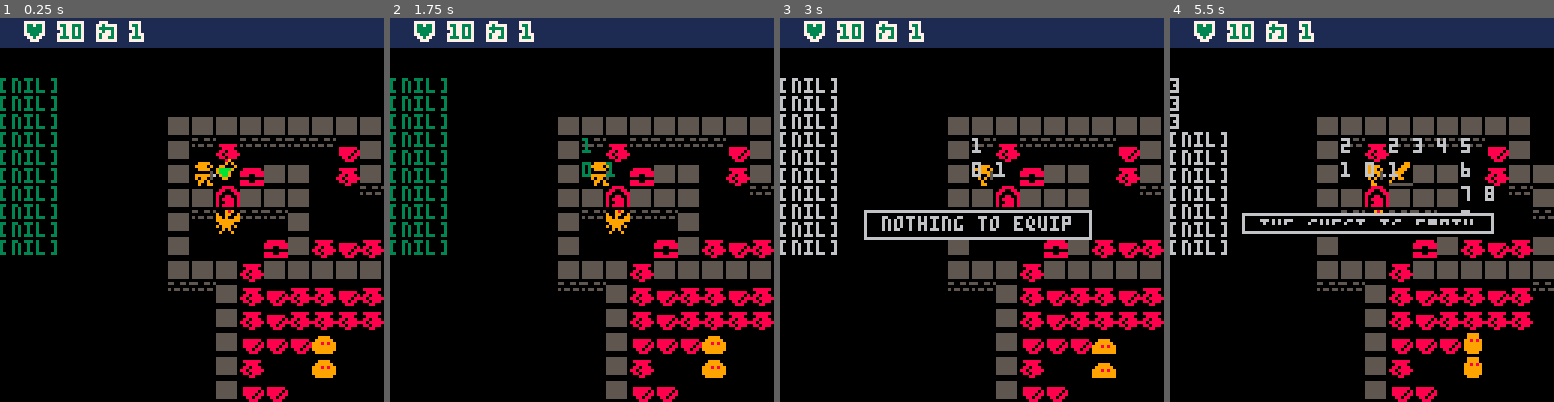
Above: before the commit, frames 1-4 (left to right).
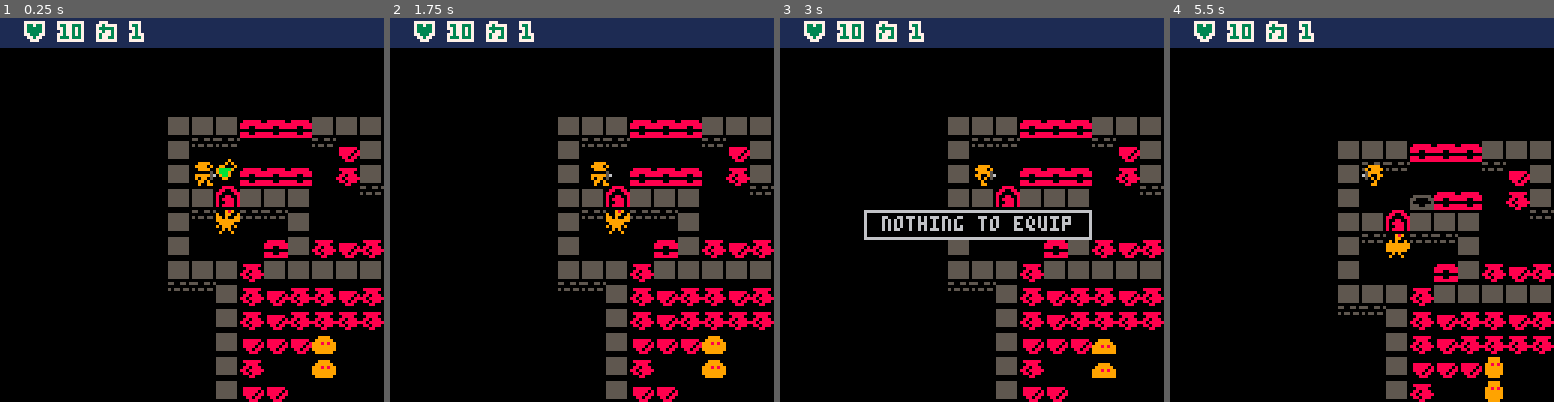
Above: after the commit, the same moments.

Repository: chebastian/picoabyss
Game: PICO-8 cartridge rouge.p8
The game is run twice, just before and just after one commit, with the same random seed, the same clock (stepped at 60 frames per second) and the same inputs.
Inputs:
- Up to frame 1 (0.25 s): no input
- Up to frame 2 (1.75 s): tap X (X key) at 0.33, 1.07 s; tap O (Z key) at 0.7, 1.7 s; hold Right from 1.6 s (still down)
- Up to frame 3 (3 s): tap X (X key) at 1.85, 2.97 s; release Right at 2.1 s; tap O (Z key) at 2.1, 2.5, 2.9 s; hold Up 2.15-2.42 s; hold Right from 2.47 s (still down)
- Up to frame 4 (5.5 s): release Right at 3.03 s; hold Left 3.08-3.58 s; tap O (Z key) every 0.4 s from 3.3 to 5.3 s; hold Down 3.63-3.97 s; hold Right 4.02-4.68 s; tap X (X key) at 4.08, 5.2 s; hold Up 4.73-5.03 s; hold Left from 5.08 s (still down)

The runs differ from the first frame. In frame 1, 4.4% of the frame differs, in the area x 0-82%, y 15-62%; in frame 2, 4.6%; in frame 3, 4.6%; in frame 4, 25%, in the area x 0-100%, y 15-100%.

Commit message:
update item spawning and add outline to entities that has property outline

Diff:
--- a/rouge.p8
+++ b/rouge.p8
@@ -7,7 +7,7 @@
  _dbg = {}
 	_wnd = {}
 
-	_drw_dbg = true
+	_drw_dbg = false
 	_upd = upd_game
 	_drw = drw_game
 	push_upd(upd_game)
@@ -100,7 +100,14 @@
 		[16] = crt_eqp("swd",2,on_equip),
 		[17] = crt_eqp("grt swd",3,on_equip),
 		[18] = crt_eqp("slv swd",4,on_equip),
+		[19] = crt_eqp("gld swd",5,on_equip),
 	}
+	_lo_chst = {-1,
+																0,0,0,
+																16,16,16,16,
+																17,17,17,
+																18,18,
+																19}
 
 	_plyr = add_mob(1,p(4,3))
 	_plyr.upd = upd_plyr
@@ -195,7 +202,7 @@
 	 nxt_turn()
 	end
 end
-
+-- THIS IS A COMMENT
 function nxt_turn()
  if _d == nil then
   _d = p(0,0)
@@ -267,22 +274,28 @@
 
 -->8
 -- drawing
-
-function drw_ent(ent,at)
+function ini_pal()
 	palt(0,false)
 	palt(14,true)
+end
+
+function drw_ent(ent,at)
+	ini_pal()
 	local flash=ent.flash
 	if(flash and flash > 0) then
 	 pal(9,7)
 	 ent.flash -= 1
+	end
+	if ent.outline then
+		drw_spr_8(ent,at,0)
+		ini_pal()
 	end
 	spr(ent.sprid,
 				 at.x*8,
 				 at.y*8,
 				 1,1,ent.hflip)
 	pal()
-	palt(0,false)
-	palt(14,true)
+	ini_pal()
 
 end
 
@@ -305,6 +318,21 @@
 
  print(txt,pos.x
       ,pos.y,fg)
+end
+
+function drw_spr_8(ent,at,bg)
+	for i=1,16 do
+		pal(i,bg)
+	end
+	for di in all(dirs) do
+  local tx = di.x
+  local ty = di.y
+  spr(ent.sprid,
+					 at.x*8+tx,
+					 at.y*8+ty,
+					 1,1,ent.hflip)
+ end
+ pal()
 end
 
 function drw_win()
@@ -578,14 +605,18 @@
   or tile == 15)
   and is_player(ent) then
    mset(at.x,at.y,tile-1)
-   if(flr(rnd(10)) > 1)then
-    local itm = flr(rnd(4))
-    add_itm(17,p(at.x,at.y))
+   -- spawn item
+
+  end
+
+  if tile == 11 and is_player(ent) then
+   local lo_idx = flr(max(1,rnd(#_lo_chst)))
+   local itm_idx = _lo_chst[lo_idx]
+   if itm_idx >= 0 then
+    add_itm(itm_idx,p(at.x,at.y))
+   else
+    show_msg("the chest is empty")
    end
-  end
-
-  if tile == 11 and is_player(ent) then
-   show_msg("the chest is empty")
   else
    bump_at(ent,d)
   end
@@ -790,6 +821,7 @@
  ent.upd = noop
  ent.upd_ren = wobble_upd
  ent.itm = true
+ ent.outline = true
  ent.on_ent = on_pickup
  ent.on_use = _lo_itms[id].on_use --on_use_potion
  add(_ents,ent)
@@ -1004,6 +1036,10 @@
  return found
 end
 
+-->8
+-- todo
+
+-- []
 
 
 
@@ -1264,13 +1300,13 @@
 
 
 __gff__
-0001000000000000000300030003000300000000000000000000000000030000000101000000000000000000000000000000000000000000000000000000000000000000000000000000000000000000000000000000000000000000000000000000000000000000000000000000000000000000000000000000000000000000
+0001000000000000000300030003000300000000000000000000000300030000000101000000000000000000000000000000000000000000000000000000000000000000000000000000000000000000000000000000000000000000000000000000000000000000000000000000000000000000000000000000000000000000
 0000000000000000000000000000000000000000000000000000000000000000000000000000000000000000000000000000000000000000000000000000000000000000000000000000000000000000000000000000000000000000000000000000000000000000000000000000000000000000000000000000000000000000
 __map__
 0018000000000000000000000000000000000000000000000000000000000000000000000000000000000000000000000000000000000000000000000000000000000000000000000000000000000000000000000000000000000000000000000000000000000000000000000000000000000000000000000000000000000000
-0000000101010101010101010000000000000000000000000000000000000000000000000000000000000000000000000000000000000000000000000000000000000000000000000000000000000000000000000000000000000000000000000000000000000000000000000000000000000000000000000000000000000000
-00000001000d000000000f010000000000000000000000000000000000000000000000000000000000000000000000000000000000000000000000000000000000000000000000000000000000000000000000000000000000000000000000000000000000000000000000000000000000000000000000000000000000000000
-0000000102020b0101000d010101010100000000010101010101010100000000000000000000000000000000000000000000000000000000000000000000000000000000000000000000000000000000000000000000000000000000000000000000000000000000000000000000000000000000000000000000000000000000
+0000000101010b0b0b0101010000000000000000000000000000000000000000000000000000000000000000000000000000000000000000000000000000000000000000000000000000000000000000000000000000000000000000000000000000000000000000000000000000000000000000000000000000000000000000
+000000010000000000000f010000000000000000000000000000000000000000000000000000000000000000000000000000000000000000000000000000000000000000000000000000000000000000000000000000000000000000000000000000000000000000000000000000000000000000000000000000000000000000
+0000000102020b0b0b000d010101010100000000010101010101010100000000000000000000000000000000000000000000000000000000000000000000000000000000000000000000000000000000000000000000000000000000000000000000000000000000000000000000000000000000000000000000000000000000
 0000000101090101010200000100000101090101010000000000000100000000000000000000000000000000000000000000000000000000000000000000000000000000000000000000000000000000000000000000000000000000000000000000000000000000000000000000000000000000000000000000000000000000
 0000000100000000010000000000020900000000010000000000000100000000000000000000000000000000000000000000000000000000000000000000000000000000000000000000000000000000000000000000000000000000000000000000000000000000000000000000000000000000000000000000000000000000
 000000010000020b010d0f0d0100000100000000090000000000000100000000000000000000000000000000000000000000000000000000000000000000000000000000000000000000000000000000000000000000000000000000000000000000000000000000000000000000000000000000000000000000000000000000
Not shown, changed: 39 lines of the sprite sheet (__gfx__) section of rouge.p8
